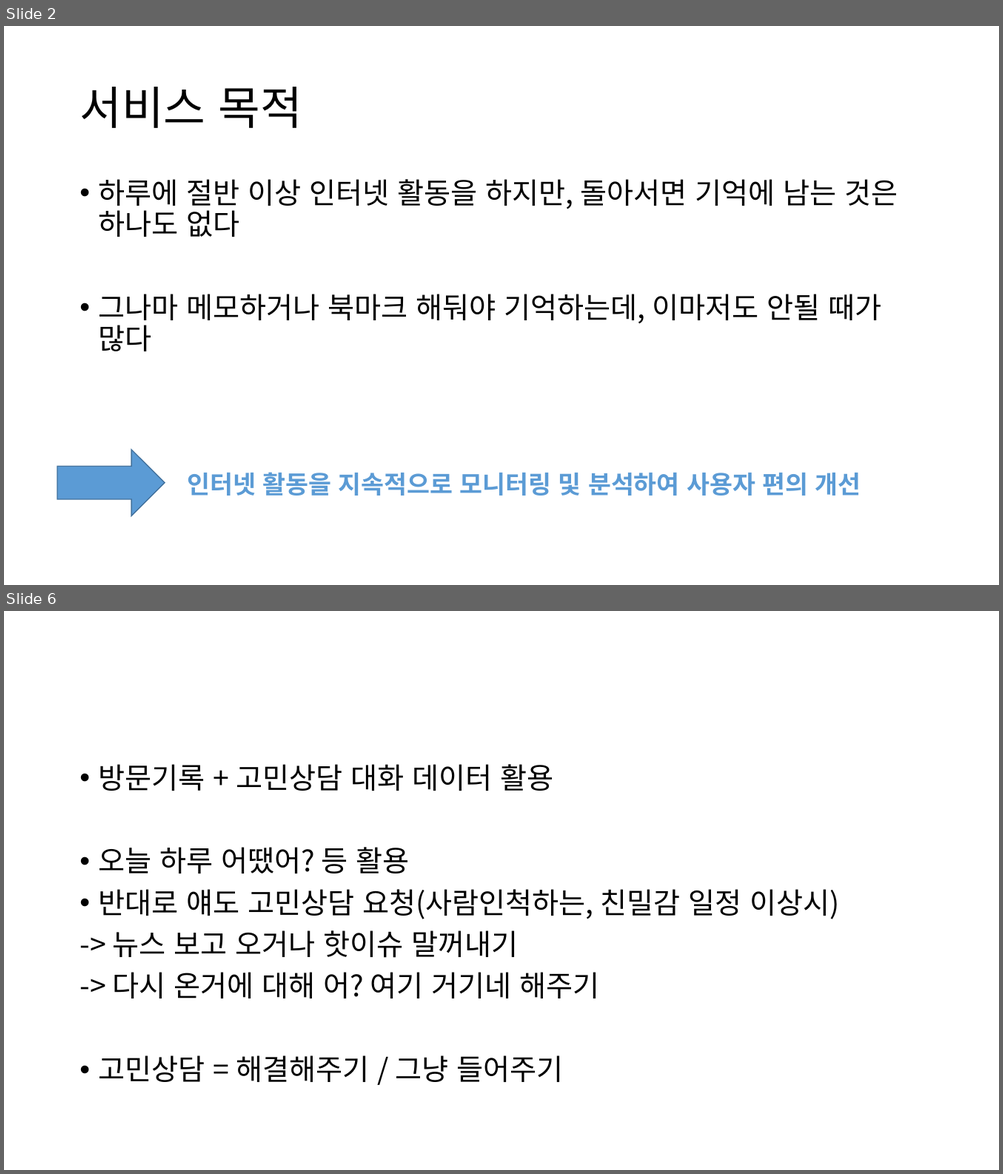
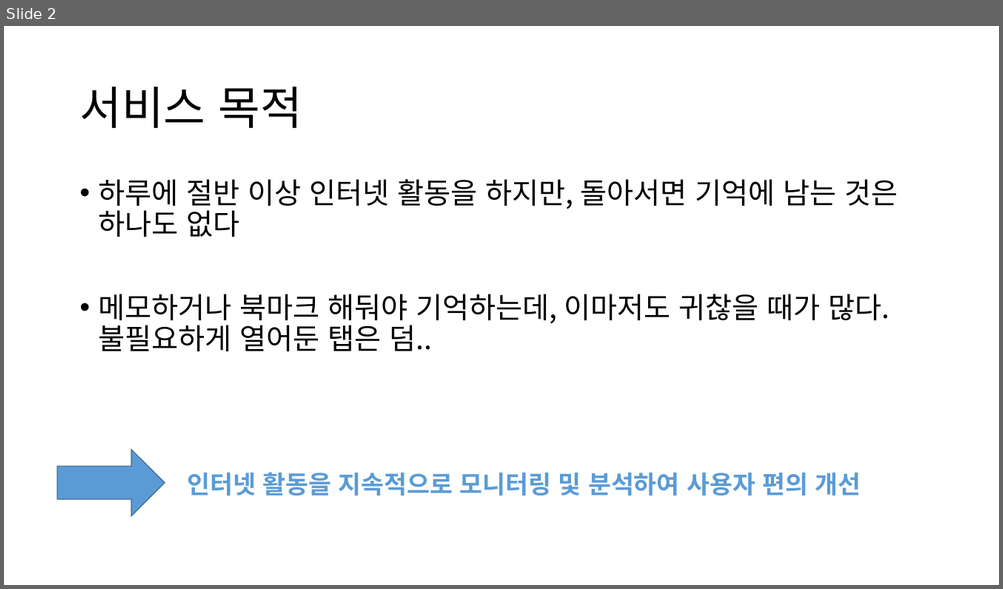
Before and after one commit to HeyHO2154/Id, a slide deck: 시스템 설계도.pptx. Shown one above the other, each under a label of ours: slides 2 and 6 before the commit, slide 2 after it; the slides between them are not shown. The pictures are 1003x1174 and 1003x589 pixels, drawn with LibreOffice and Linux fonts; fonts in the diff are those of the drawing. Boxes give left, top, right and bottom in pixels: in the first picture for what was removed or moved away, otherwise in the second. Text is boxed around its words. In the diff, an @@ line names an element or a change of style, - is before the commit and + after.

```diff
--- a/시스템 설계도.pptx
+++ b/시스템 설계도.pptx
@@ slide 6 removed at [4,611,999,1170], background #FFFFFF @@
@@ text removed at [99,764,839,1082] @@
-• 방문기록 + 고민상담 대화 데이터 활용
-• 오늘 하루 어땠어? 등 활용
-• 반대로 얘도 고민상담 요청(사람인척하는, 친밀감 일정 이상시)
--> 뉴스 보고 오거나 핫이슈 말꺼내기
--> 다시 온거에 대해 어? 여기 거기네 해주기
-• 고민상담 = 해결해주기 / 그냥 들어주기
@@ slide 2 changed as well @@
@@ text at [99,294,889,352]: text changed @@
-• 그나마 메모하거나 북마크 해둬야 기억하는데, 이마저도 안될 때가 많다
+• 메모하거나 북마크 해둬야 기억하는데, 이마저도 귀찮을 때가 많다. 불필요하게 열어둔 탭은 덤..
```
Also in this commit, not shown: 2 other slides changed, 1 slide added, 2 other slides removed.
